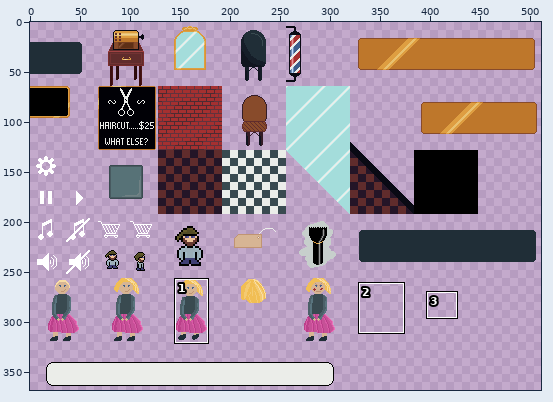
Two states of a sprite sheet, assets/ld51.png. Above, an overview of the earlier version with the close-up marked.
Close-up. As it was:
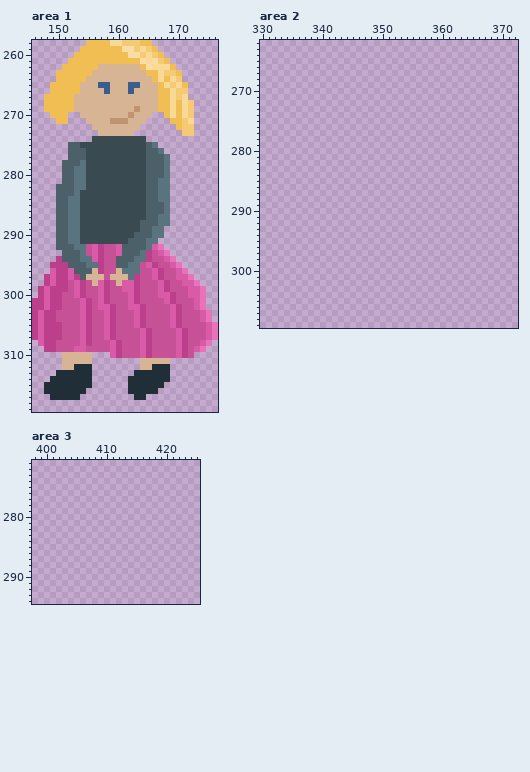
The file is 512x512 pixels. Colours within 5 levels of each other are drawn and written as one. Shown: area 1: x 146..176, y 258..319; area 2: x 330..372, y 262..309; area 3: x 398..425, y 271..294. The wide view leaves out empty margins. The commit also changed other parts of the picture, which this record leaves out.
The same view after the edit:
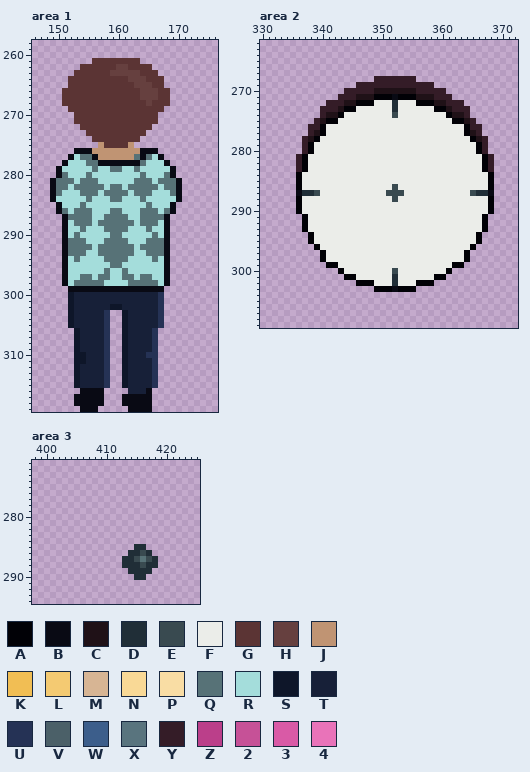
Palette (. is transparent): A #010106  B #090a14  C #1f1117  D #202e37  E #394a50  F #ebede9  G #5b3434  H #66403f  J #c09473  K #f1be54  L #f4ca72  M #d7b594  N #f9d996  P #f9dda4  Q #577277  R #a4dddb  S #0e1629  T #172038  U #253255  V #4b6068  W #3c5e8b  X #59747e  Y #341c27  Z #bb3f8a  2 #c65197  3 #d95aa6  4 #e973b9
Difference:
--- area 1
@@ x 146..176 @@
-258 .........KKKKNNLLLKK...........
-259 ........KKKKKKKPPLNLK..........
-260 .......KKKKKKKKKPPLNLK.........
-261 ......KKKKKKKKKKKKPNPLK........
-262 .....KKKKKKMMMMMMMKPNNNK.......
-263 ....KKKKKKMMMMMMMMMKKNLLK......
-264 ....KKKKKMMMMMMMMMMMKNKNL......
-265 ...KKKKKMMMWWMMMWWMMMKNLNK.....
-266 ...KKKKKMMMMWMMMWMMMMKKNLL.....
-267 ..KKKKKMMMMMMMMMMMMMMKKNLN.....
-268 ..KKKKKMMMMMMMMMMMMMMKKNKNL....
-269 ..KKKKKMMMMMMMMMMJMMMKKNKNL....
-270 ...KKK..MMMMMMMMJMMM..KNKNL....
-271 ....KK...MMMMJJJMMM....KKLN....
-272 ..........MMMMMMMM......KLL....
-273 ...........MMMMMM........LL....
-274 ..........EEEEEEEEE............
-275 ......VVEEEEEEEEEEEVX..........
-276 ......VVVEEEEEEEEEEVVX.........
-277 ......VVVEEEEEEEEEEVVVX........
-278 .....VVVXEEEEEEEEEEVVVX........
-279 .....VVXXEEEEEEEEEEVVVX........
-280 .....VVXXEEEEEEEEEEVVVX........
-281 .....VVXXEEEEEEEEEEVVXX........
-282 ....VVVXXEEEEEEEEEEVVXX........
-283 ....VVVXEEEEEEEEEEEVVXX........
-284 ....VVXXEEEEEEEEEEEVVXX........
-285 ....VVXXEEEEEEEEEEEVVVX........
-286 ....VVXXEEEEEEEEEEEVVVX........
-287 ....VVXXEEEEEEEEEEEVVXX........
-288 ....VVXXEEEEEEEEEEVVVXX........
-289 ....VVXXEEEEEEEEEEVVXX.........
-290 ....VVXXEEEEEEEEEVVVXX.........
-291 ....VVXXEEEEEEEEVVVXX..........
-292 ....VVVXX23Z223VVVVX34.........
-293 .....VVVX23Z223VVVXZ234........
-294 ....ZVVVXX3Z22VVVXXZ2234.......
-295 ...ZZZVVVXXZ22VVXX23Z2234......
-296 ...3ZZ3VVVMZ22MXXX223Z2234.....
-297 ..Z3ZZ3ZVMMM2MMMXZ223Z22334....
-298 ..Z3ZZ23Z2M3Z2M33Z2223Z22334...
-299 .Z3ZZZ23Z223Z2233Z2223Z222334..
-300 .Z3ZZ223Z223Z2223Z22233Z22334..
-301 ZZ3ZZ2223Z23Z2223Z22223Z22234..
-302 ZZ3ZZ2223Z233Z2233Z22223Z2234..
-303 Z3ZZ22223Z223Z2223Z22223Z22234.
-304 Z3ZZ22223Z223Z2223Z22223Z22234.
-305 Z3ZZZ2223Z223Z2223Z22223Z222234
-306 Z3ZZZ2223Z223Z22223Z22223Z22234
-307 Z3ZZZ2223Z223Z22223Z22223Z22234
-308 .3ZZ22223Z2223Z2223Z22223Z2234.
-309 ..ZZ2223322223Z2223Z22223Z234..
-310 .....MMMMM...3Z2223Z22223Z2....
-311 .....MMMMM........MMMMM........
-312 .....MMDDD........MMDDD........
-313 ....DDDDDD.......DDDDDD........
-314 ...DDDDDDD......DDDDDDD........
-315 ..DDDDDDDD......DDDDDD.........
-316 ..DDDDDDD.......DDDDD..........
-317 ...DDDDD.........DD............
-318 ...............................
-319 ...............................
+258 ...............................
+259 ...............................
+260 ...............................
+261 ..........GGGGGGGG.............
+262 ........GGGGGGHHGGGG...........
+263 .......GGGGGGHHHHHGGG..........
+264 ......GGGGGGGGGGHHHGGG.........
+265 ......GGGGGGGGGGGHHHGG.........
+266 .....GGGGGGGGGGGGGHHHGG........
+267 .....GGGGGGGGGGGGGHHHGG........
+268 .....GGGGGGGGGGGGGGHGGG........
+269 ......GGGGGGGGGGGGGGGG.........
+270 .......GGGGGGGGGGGGGG..........
+271 .......GGGGGGGGGGGGGG..........
+272 ........GGGGGGGGGGGG...........
+273 .........GGGGGGGGGG............
+274 ..........GGGGGGGG.............
+275 ...........JGGGGJ..............
+276 .......BBBJJJJJJJJBBB..........
+277 ......BRQQBJJJJJJQBQRB.........
+278 .....BRRRQQBBBBBBBQRRRB........
+279 ....BRRRRRQRRQQRRQRRRRRB.......
+280 ....BQRRRQRRRRRRRRQRRRQB.......
+281 ...BQQQRQQQRRRRRRQQQRQQQB......
+282 ...BQQRQQQQQRQQRQQQQQRQQB......
+283 ...BQRRRQQQRQQQQRQQQRRRQB......
+284 ...BRRRRRQRRRQQRRRQRRRRRB......
+285 ....BRRRQRRRRRRRRRRQRRRB.......
+286 ....BQRQQQRRRQQRRRQQQRQB.......
+287 .....BQQQQRRQQQQRRQQQQB........
+288 .....BRQQQRQQQQQQRQQQRB........
+289 .....BRRQRRRQQQQRRRQRRB........
+290 .....BRQRRRRRQQRRRRRQRB........
+291 .....BQQQRRRQQQQRRRQQQB........
+292 .....BQQQQRQQQQQQRQQQQB........
+293 .....BQQQRRQQQQQQRRQQQB........
+294 .....BRQRRRRQQQQRRRRQRB........
+295 .....BRRRRRRRQQRRRRRRRB........
+296 .....BRRRRRRQRRQRRRRRRB........
+297 .....BRRQQRQQRRQQRQQRRB........
+298 .....BRQQQQQRRRRQQQQQRB........
+299 ......BBBBBBBBBBBBBBBB.........
+300 ......STTTTTTTTTTTTTTU.........
+301 ......STTTTTTTTTTTTTTU.........
+302 ......STTTTTTSSTTTTTTU.........
+303 ......STTTTTU..STTTTTU.........
+304 ......STTTTTU..STTTTTU.........
+305 ......STTTTTU..STTTTTU.........
+306 .......STTTTU..STTTTU..........
+307 .......STTTTU..STTTTU..........
+308 .......STTTTU..STTTTU..........
+309 .......STTTTU..STTTTU..........
+310 .......SSTTTU..STTTUU..........
+311 .......SSTTTU..STTTTU..........
+312 .......STTTTU..STTTTU..........
+313 .......STTTTU..STTTTU..........
+314 .......STTTTU..STTTTU..........
+315 .......STTTTU..STTTTU..........
+316 ........BBBB....TTTB...........
+317 .......BBBBB...BBBBB...........
+318 .......BBBBB...BBBBB...........
+319 ........BBB.....BBBB...........
--- area 2
@@ x 330..372 @@
 267 ...........................................
-268 ...........................................
-269 ...........................................
-270 ...........................................
-271 ...........................................
-272 ...........................................
-273 ...........................................
-274 ...........................................
-275 ...........................................
-276 ...........................................
-277 ...........................................
-278 ...........................................
-279 ...........................................
-280 ...........................................
-281 ...........................................
-282 ...........................................
-283 ...........................................
-284 ...........................................
-285 ...........................................
-286 ...........................................
-287 ...........................................
-288 ...........................................
-289 ...........................................
-290 ...........................................
-291 ...........................................
-292 ...........................................
-293 ...........................................
-294 ...........................................
-295 ...........................................
-296 ...........................................
-297 ...........................................
-298 ...........................................
-299 ...........................................
-300 ...........................................
-301 ...........................................
-302 ...........................................
-303 ...........................................
+268 ...................YYYYYYY.................
+269 ................YYYYYYYYYYYYY..............
+270 ..............YYYYYCCCCCCCYYYYY............
+271 .............YYYCCCAAABAAACCCYYY...........
+272 ...........YYYCCAAAFFFDFFFAAACCYYY.........
+273 ..........YYYCAAFFFFFFDFFFFFFAACYYY........
+274 ..........YCCAFFFFFFFFEFFFFFFFFACCY........
+275 .........YCAAFFFFFFFFFFFFFFFFFFFAACY.......
+276 ........YYAFFFFFFFFFFFFFFFFFFFFFFFAYY......
+277 ........YCAFFFFFFFFFFFFFFFFFFFFFFFACY......
+278 .......YCAFFFFFFFFFFFFFFFFFFFFFFFFFACY.....
+279 .......YAFFFFFFFFFFFFFFFFFFFFFFFFFFFAY.....
+280 .......YAFFFFFFFFFFFFFFFFFFFFFFFFFFFAY.....
+281 ......YAFFFFFFFFFFFFFFFFFFFFFFFFFFFFFAY....
+282 ......YAFFFFFFFFFFFFFFFFFFFFFFFFFFFFFAY....
+283 ......YAFFFFFFFFFFFFFFFFFFFFFFFFFFFFFAY....
+284 ......AFFFFFFFFFFFFFFFFFFFFFFFFFFFFFFFA....
+285 ......AFFFFFFFFFFFFFFFFFFFFFFFFFFFFFFFA....
+286 ......AFFFFFFFFFFFFFFFEFFFFFFFFFFFFFFFA....
+287 ......BDDEFFFFFFFFFFFEEEFFFFFFFFFFFEDDB....
+288 ......AFFFFFFFFFFFFFFFEFFFFFFFFFFFFFFFA....
+289 ......AFFFFFFFFFFFFFFFFFFFFFFFFFFFFFFFA....
+290 ......AFFFFFFFFFFFFFFFFFFFFFFFFFFFFFFFA....
+291 .......AFFFFFFFFFFFFFFFFFFFFFFFFFFFFFA.....
+292 .......AFFFFFFFFFFFFFFFFFFFFFFFFFFFFFA.....
+293 .......AFFFFFFFFFFFFFFFFFFFFFFFFFFFFFA.....
+294 ........AFFFFFFFFFFFFFFFFFFFFFFFFFFFA......
+295 ........AFFFFFFFFFFFFFFFFFFFFFFFFFFFA......
+296 .........AFFFFFFFFFFFFFFFFFFFFFFFFFA.......
+297 ..........AFFFFFFFFFFFFFFFFFFFFFFFA........
+298 ..........AFFFFFFFFFFFFFFFFFFFFFFFA........
+299 ...........AAFFFFFFFFFFFFFFFFFFFAA.........
+300 .............AFFFFFFFFEFFFFFFFFA...........
+301 ..............AAFFFFFFDFFFFFFAA............
+302 ................AAAFFFDFFFAAA..............
+303 ...................AAABAAA.................
 304 ...........................................
--- area 3
@@ x 411..420 @@
 284 ..........
-285 ..........
-286 ..........
-287 ..........
-288 ..........
-289 ..........
-290 ..........
+285 ....DD....
+286 ...DDED...
+287 ..DDEQED..
+288 ..DDDEDD..
+289 ...DDDD...
+290 ....DD....
 291 ..........
